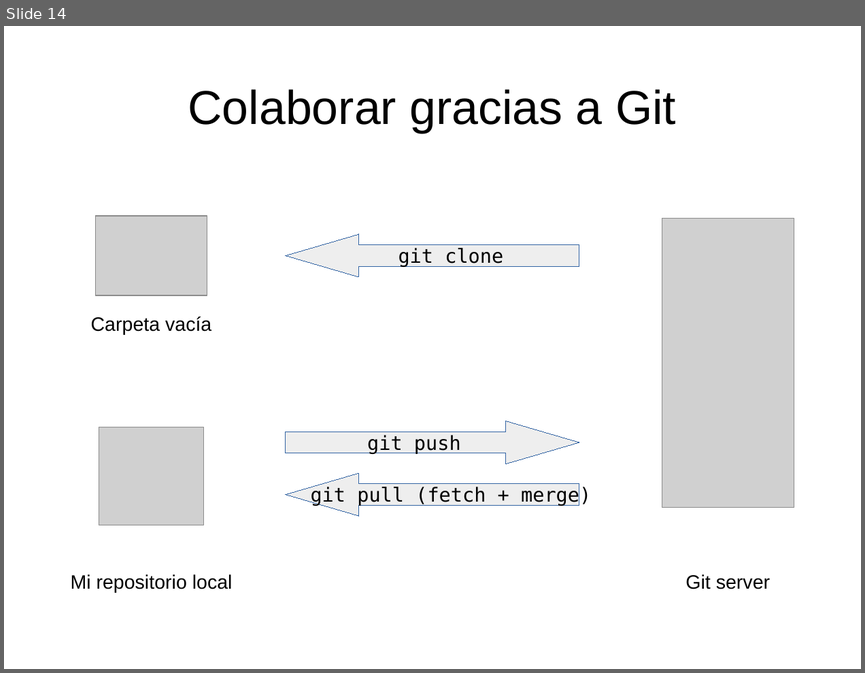
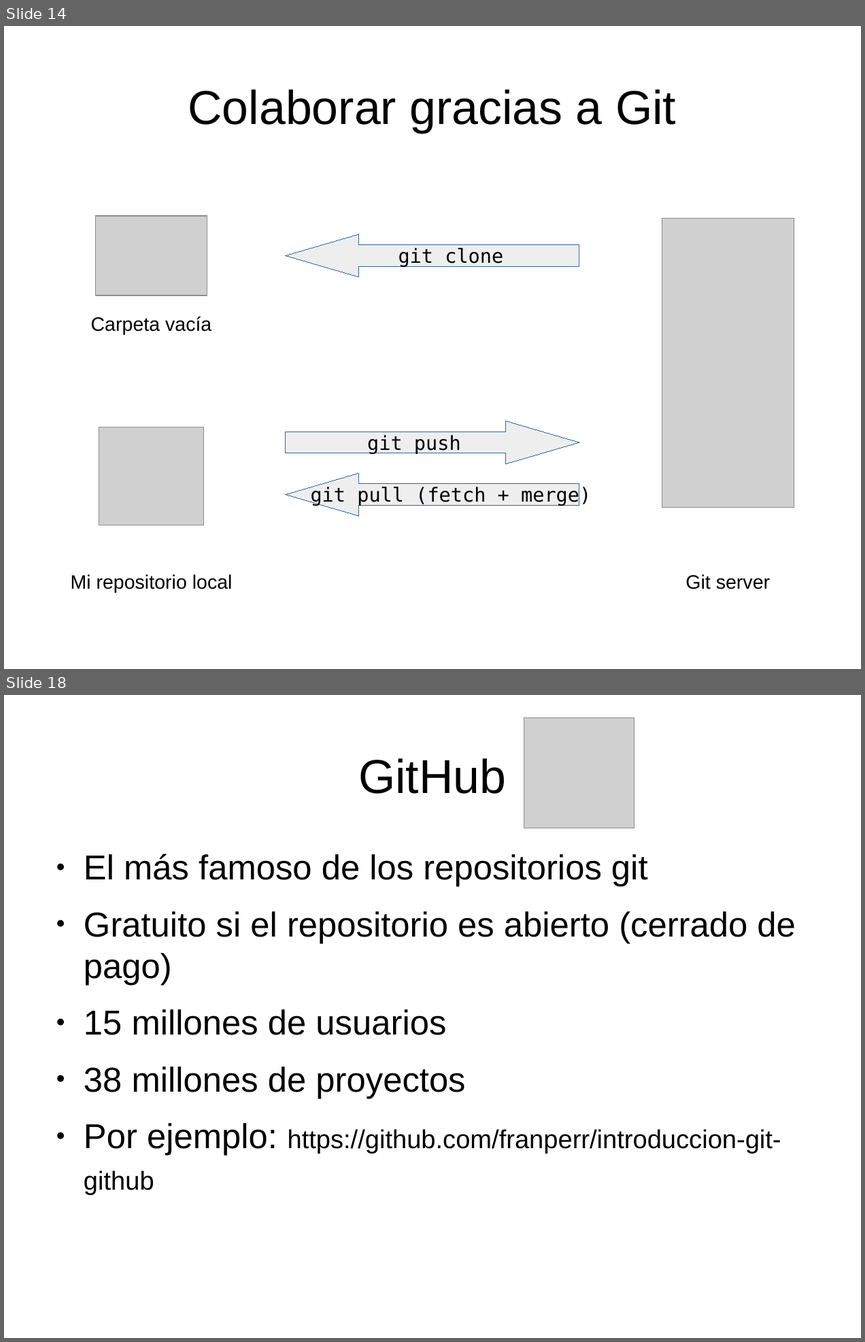
Before and after one commit to franperr/introduccion-git-github, a slide deck: Diapositivas.odp. Shown one above the other, each under a label of ours: slide 14 before the commit, slides 14 and 18 after it; the slides between them are not shown. The pictures are 865x673 and 865x1342 pixels, drawn with LibreOffice and Linux fonts; fonts in the diff are those of the drawing; grey boxes stand for pictures. Boxes give left, top, right and bottom in pixels: in the first picture for what was removed or moved away, otherwise in the second. Text is boxed around its words. In the diff, an @@ line names an element or a change of style, - is before the commit and + after.

Commit message:
Recursos añadidos y diapositivas sobre github

```diff
--- a/Diapositivas.odp
+++ b/Diapositivas.odp
@@ slide 18 added at <box>4,695,861,1338</box>, background #FFFFFF @@
@@ picture added at <box>524,717,634,828</box> @@
@@ title added at <box>358,758,506,794</box>, 44 pt, text #000000 @@
+GitHub
@@ text added at <box>84,853,795,1195</box>, 32 pt, text #000000 @@
+● El más famoso de los repositorios git
+● Gratuito si el repositorio es abierto (cerrado de pago)
+● 15 millones de usuarios
+● 38 millones de proyectos
+● Por ejemplo: https://github.com/franperr/introduccion-git-github
```
Also in this commit, not shown: 1 slide changed, 4 other slides added, 1 other file.
